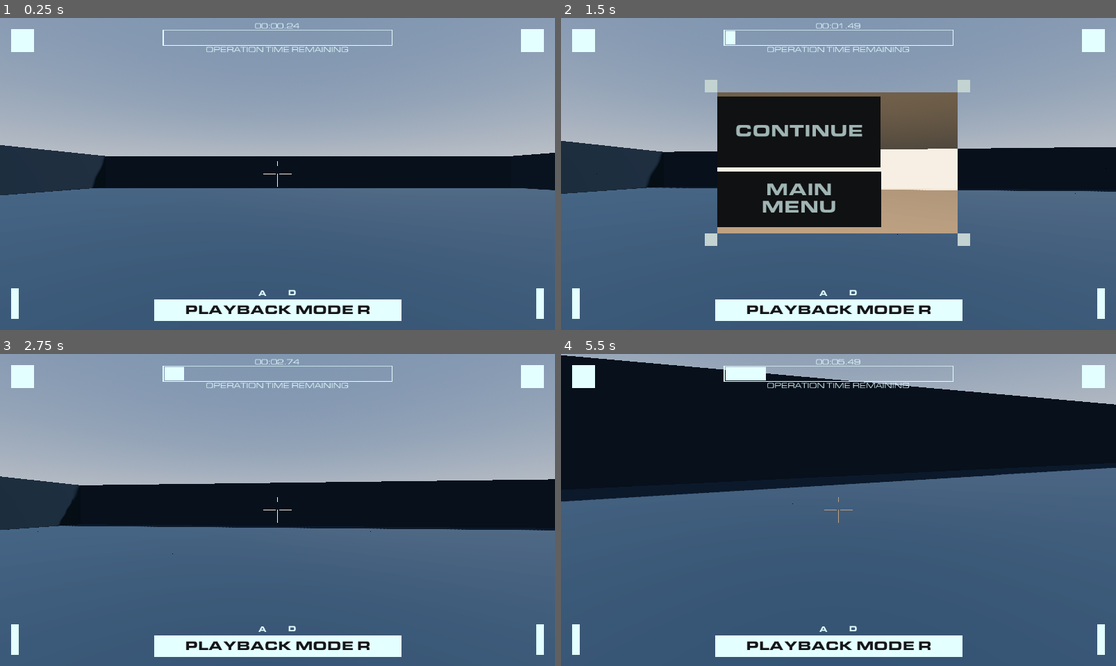
Above: before the commit, frames 1-4 (two rows, left to right).
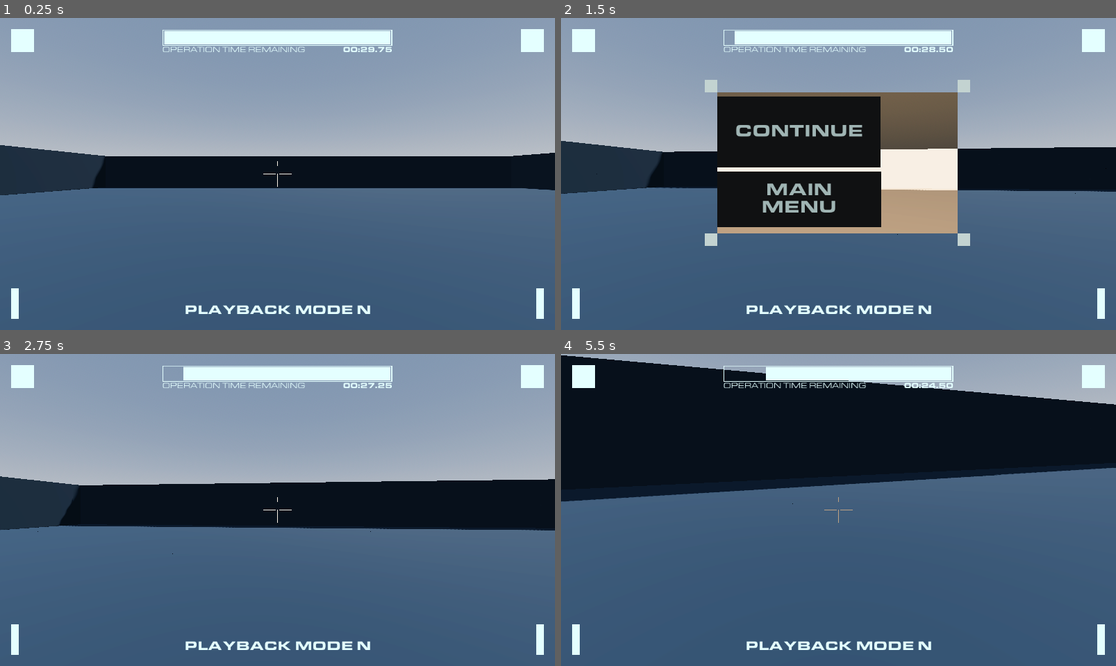
Above: after the commit, the same moments.

Repository: hadder10/Finished_game_2
Game: Godot game, scene res://Scenes/lvls/test_lvl.tscn
Same seed, same stepped clock (60 frames per second), same inputs: the game is played once before the commit and once after it.
Inputs (mouse positions are in pixels of both pictures, inside the frame that each line leads up to):
- Up to frame 1 (0.25 s): no input
- Up to frame 2 (1.5 s): tap Enter (ui_accept) at 0.5, 0.77 s; move the mouse to (866, 174) at 0.52 s; press the mouse at (866, 174) at 0.53 s; hold W (move_forward) from 0.53 s (still down); move the mouse to (810, 174) at 1.27 s; release the mouse at (810, 174) at 1.28 s; tap Tab at 1.35 s
- Up to frame 3 (2.75 s): tap Enter (ui_accept) at 1.52 s; release W (move_forward) at 2 s; click "CONTINUE" at 2 s
- Up to frame 4 (5.5 s): move the mouse to (849, 503) at 2.77 s; press the mouse at (849, 503) at 2.78 s; hold W (move_forward) 2.78-4.25 s; move the mouse to (832, 516) at 3.52 s; release the mouse at (832, 516) at 3.53 s; tap Tab at 3.6 s; tap Enter (ui_accept) at 3.77, 5.27 s; click "CONTINUE" at 4.25 s; move the mouse to (877, 513) at 5.02 s; press the mouse at (877, 513) at 5.03 s; hold W (move_forward) from 5.03 s (still down)

The runs differ from the first frame. In frame 1, 5.3% of the frame differs, in the area x 27-73%, y 1-98%; in frame 2, 5.3%; in frame 3, 5.3%; in frame 4, 5.4%.

Commit message:
fixed widget scaling, reversed progress bar

Diff:
--- a/Scenes/lvls/test_lvl.tscn
+++ b/Scenes/lvls/test_lvl.tscn
@@ -29,11 +29,15 @@
 countdownBar = NodePath("../HUD/TimeLimitBar/TextureProgressBar")
 countdownLabel = NodePath("../HUD/TimeLimitBar/TimerLabel")
 timeLimit = 30.0
+reverse = true
 
 [node name="widget_activator_dummy" type="Node" parent="."]
 script = ExtResource("2_pp2r8")
 
 [node name="HUD" parent="." instance=ExtResource("2_ide7n")]
+
+[node name="RewindWidget" parent="HUD" index="2"]
+visible = false
 
 [node name="Widget" parent="." instance=ExtResource("2_h6s1n")]
 can_disable = true
--- a/Scenes/ui/HUD.tscn
+++ b/Scenes/ui/HUD.tscn
@@ -10,6 +10,10 @@
 font = ExtResource("3_o84d0")
 font_color = Color(0.894118, 1, 1, 1)
 
+[sub_resource type="LabelSettings" id="LabelSettings_kuarv"]
+font = ExtResource("3_y8ceq")
+font_color = Color(0.894118, 1, 1, 1)
+
 [sub_resource type="LabelSettings" id="LabelSettings_kjdt7"]
 font = ExtResource("3_y8ceq")
 font_size = 28
@@ -56,12 +60,13 @@
 anchor_top = 0.5
 anchor_right = 0.5
 anchor_bottom = 0.5
-offset_left = -238.0
+offset_left = 238.0
 offset_top = -24.0
-offset_right = 239.0
+offset_right = 715.0
 offset_bottom = 10.0
 grow_horizontal = 2
 grow_vertical = 2
+scale = Vector2(-1, 1)
 step = 0.2
 value = 50.0
 nine_patch_stretch = true
@@ -83,7 +88,6 @@
 grow_vertical = 0
 text = "OPERATION TIME REMAINING"
 label_settings = SubResource("LabelSettings_74h4v")
-horizontal_alignment = 1
 
 [node name="TimerLabel" type="Label" parent="TimeLimitBar"]
 layout_mode = 1
@@ -93,14 +97,14 @@
 anchor_right = 0.5
 anchor_bottom = 1.0
 offset_left = -239.0
-offset_top = -58.0
+offset_top = -9.0
 offset_right = 239.0
-offset_bottom = -31.0
+offset_bottom = 18.0
 grow_horizontal = 2
 grow_vertical = 0
 text = "00:00.00"
-label_settings = SubResource("LabelSettings_74h4v")
-horizontal_alignment = 1
+label_settings = SubResource("LabelSettings_kuarv")
+horizontal_alignment = 2
 
 [node name="Label2" type="Label" parent="."]
 layout_mode = 1
Not shown: 2 places in Assets/tileset/new_block.tres that only renumber resources
Not shown: 1 places in Scenes/ui/HUD.tscn that only renumber resources
